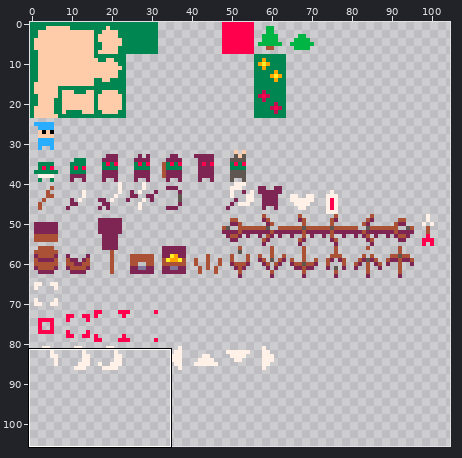
A sprite sheet gets an edit: assets/tilesheet/bandit_hideout.png. Above, an overview of the earlier version with the close-up marked.
Close-up. First the earlier version:
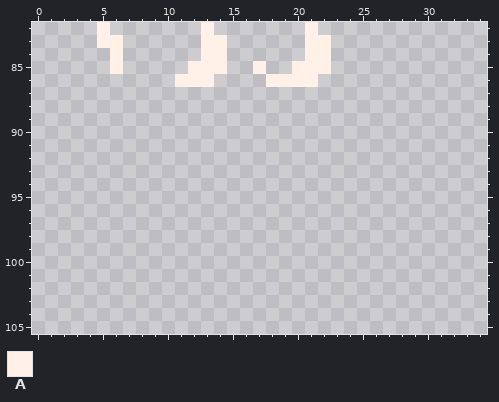
The file is 128x128 pixels. Colours within 5 levels of each other are drawn and written as one. Shown: x 0..34, y 82..105. The wide view leaves out empty margins.
Palette (. is transparent): A #fff1e8
Pixels before, first column x 5:
82 A.......A.......A.
83 AA......AA......AA
84 .A......AA......AA
85 .A.....AAA..A..AAA
86 ......AAA....AAAA.
After the commit:
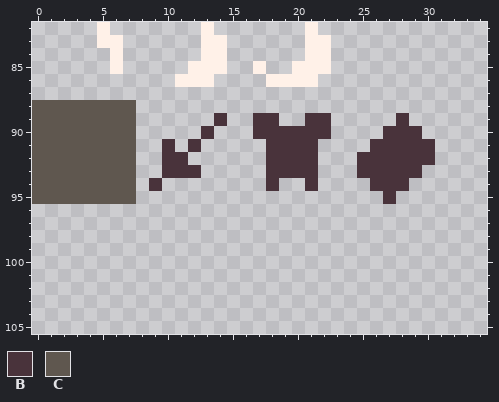
Colours new in this view: B #49333b  C #5f574f
Change:
y 88: x 0..7 ........ -> CCCCCCCC
y 89: x 0..7 ........ -> CCCCCCCC; x 14 . -> B; x 17..18 .. -> BB; x 21..22 .. -> BB; x 28 . -> B
y 90: x 0..7 ........ -> CCCCCCCC; x 13 . -> B; x 17..22 ...... -> BBBBBB; x 27..29 ... -> BBB
y 91: x 0..7 ........ -> CCCCCCCC; x 10 . -> B; x 12 . -> B; x 18..21 .... -> BBBB; x 26..30 ..... -> BBBBB
y 92: x 0..7 ........ -> CCCCCCCC; x 10..11 .. -> BB; x 18..21 .... -> BBBB; x 25..30 ...... -> BBBBBB
y 93: x 0..7 ........ -> CCCCCCCC; x 10..12 ... -> BBB; x 18..21 .... -> BBBB; x 25..29 ..... -> BBBBB
y 94: x 0..7 ........ -> CCCCCCCC; x 9 . -> B; x 18 . -> B; x 21 . -> B; x 26..28 ... -> BBB
y 95: x 0..7 ........ -> CCCCCCCC; x 27 . -> B
